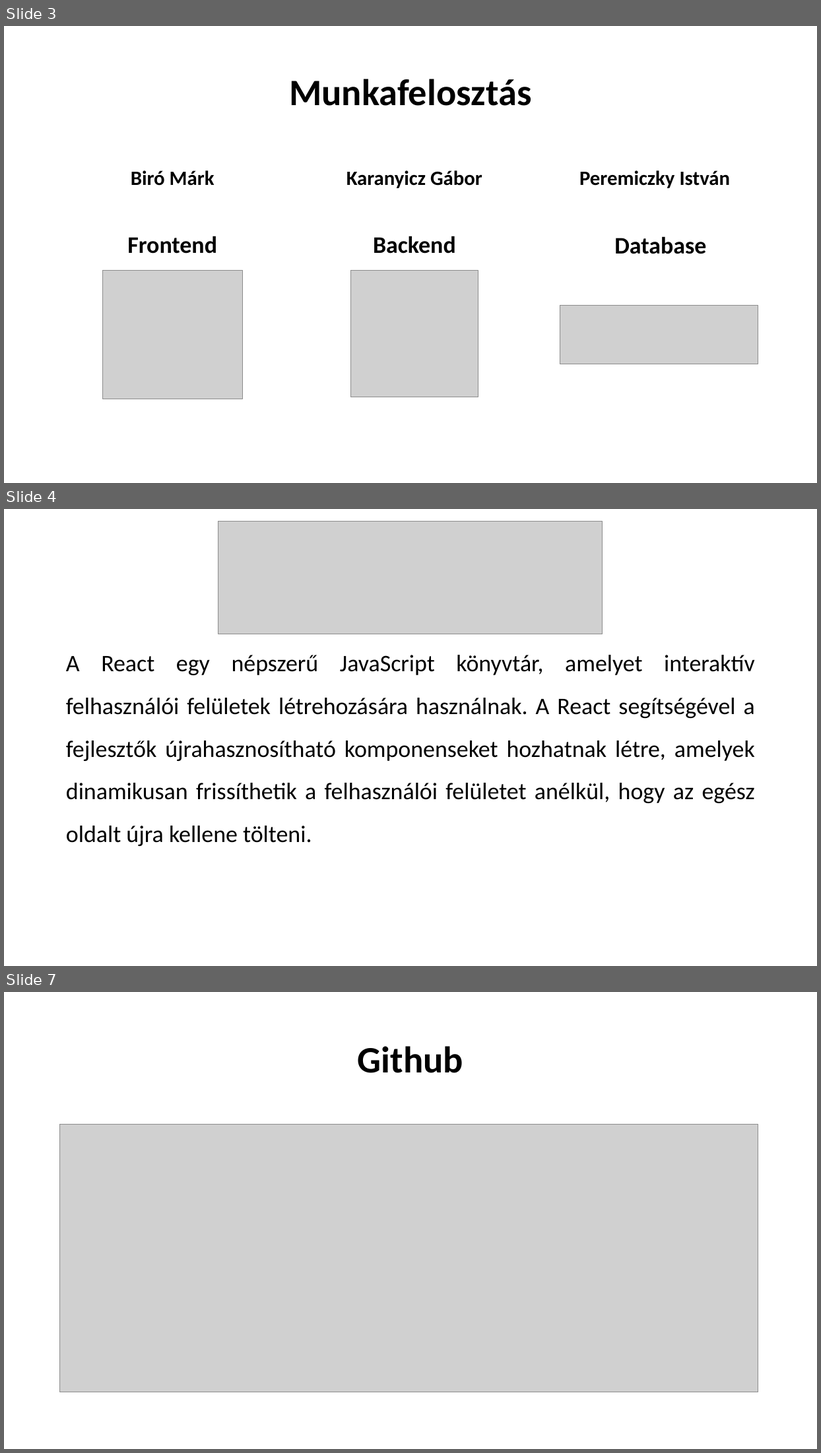
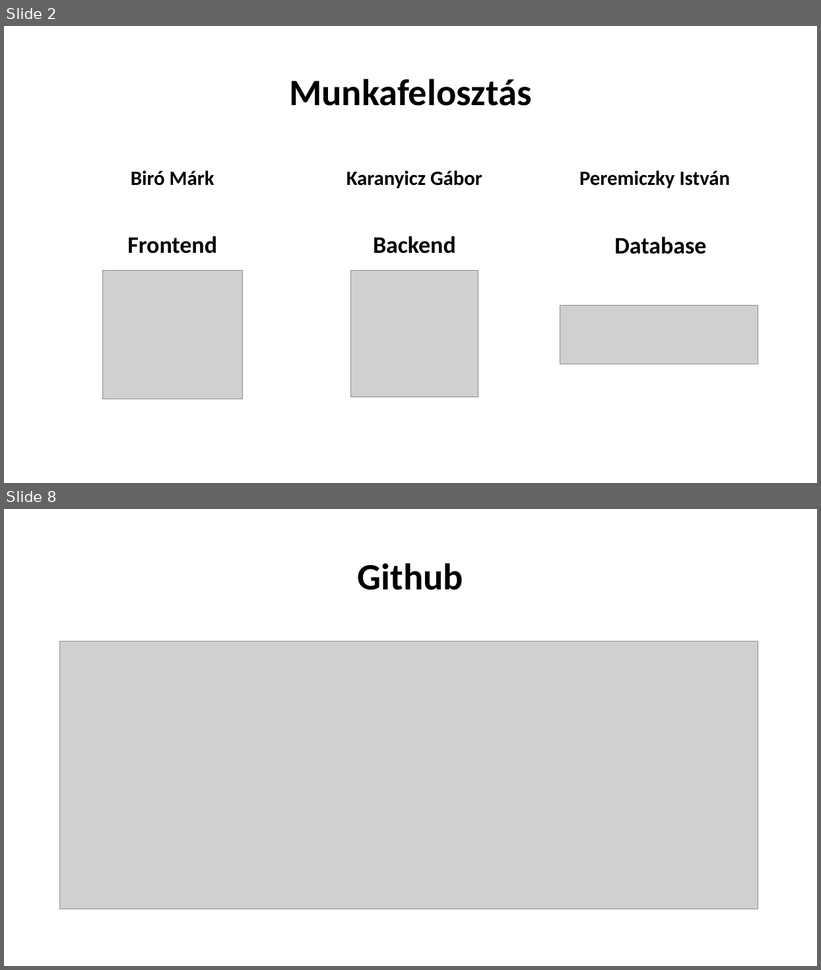
Before and after one commit to KaranyiczGabor/Vizsgaremek, a slide deck: IQInfinity.pptx. Shown one above the other, each under a label of ours: slides 3, 4 and 7 before the commit, slides 2 and 8 after it; the slides between them are not shown. The pictures are 821x1453 and 821x970 pixels, drawn with LibreOffice and Linux fonts; fonts in the diff are those of the drawing; grey boxes stand for pictures. Boxes give left, top, right and bottom in pixels: in the first picture for what was removed or moved away, otherwise in the second. Text is boxed around its words. In the diff, an @@ line names an element or a change of style, - is before the commit and + after.

```diff
--- a/IQInfinity.pptx
+++ b/IQInfinity.pptx
@@ slide 4 removed at box(4, 509, 817, 966), background #FFFFFF @@
@@ picture removed at box(218, 521, 603, 634) @@
@@ text removed at box(66, 655, 755, 846) @@
-A React egy népszerű JavaScript könyvtár, amelyet interaktív felhasználói felületek létrehozására használnak. A React segítségével a fejlesztők újrahasznosítható komponenseket hozhatnak létre, amelyek dinamikusan frissíthetik a felhasználói felületet anélkül, hogy az egész oldalt újra kellene tölteni.
@@ what was slide 3 is now slide 2 @@
@@ what was slide 7 is now slide 8 @@
```
Also in this commit, not shown: 2 slides changed, 4 slides added, 2 other slides removed.
